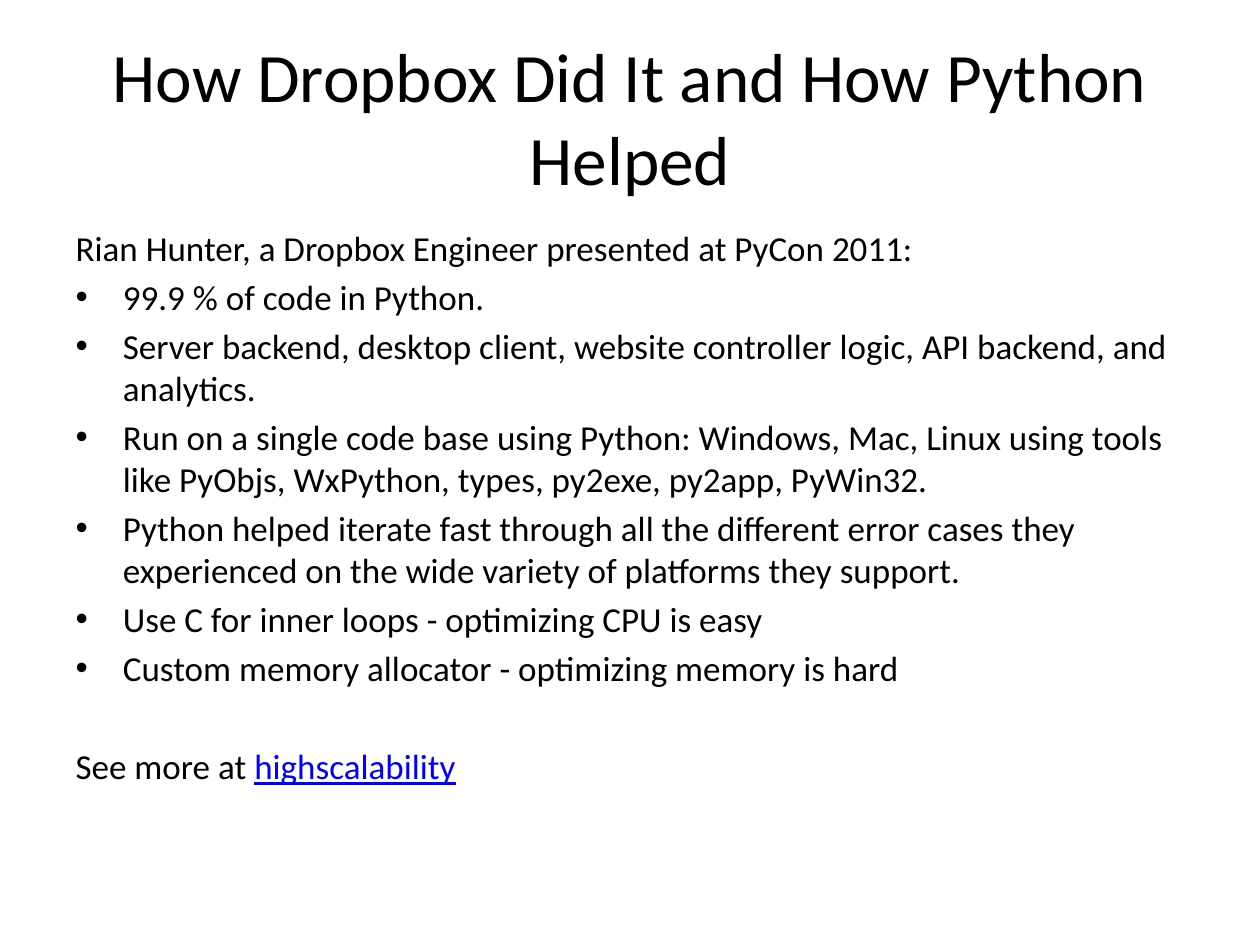
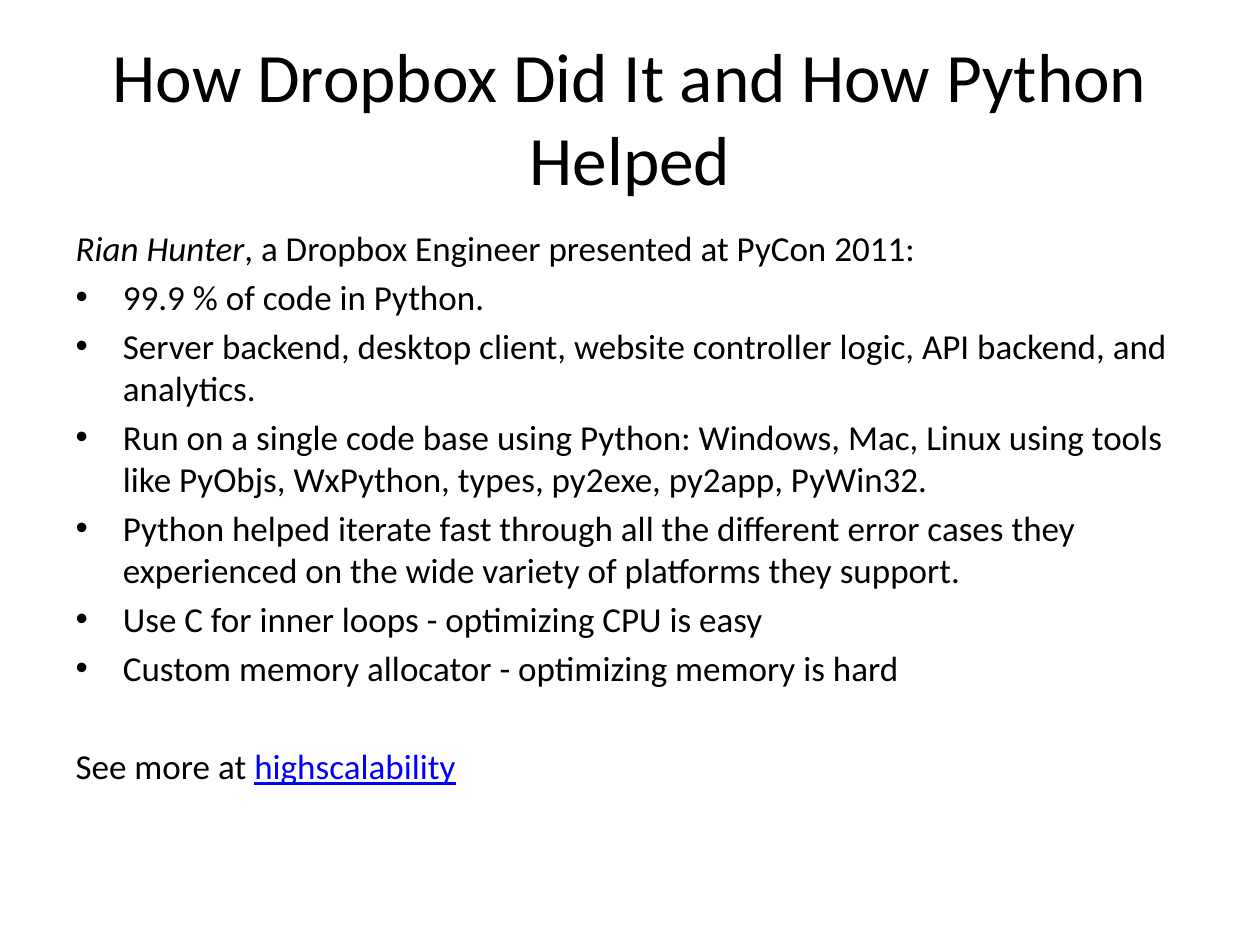
Before and after one commit to yoavram/Py4Eng, a slide deck: slide 19 of docs/Introduction to Python.pptx. Drawn at 1260x945 pixels with LibreOffice and Linux fonts; fonts in the diff are those of the drawing. Boxes give left, top, right and bottom in pixels: in the first picture for what was removed or moved away, otherwise in the second. Text is boxed around its words. In the diff, an @@ line names an element or a change of style, - is before the commit and + after.

```diff
--- a/docs/Introduction to Python.pptx
+++ b/docs/Introduction to Python.pptx
@@ text at (76,236,914,267): italic on in "Rian Hunter," @@
```
Also in this commit, not shown: 15 other slides changed, 3 slides added, 2 slides removed.
